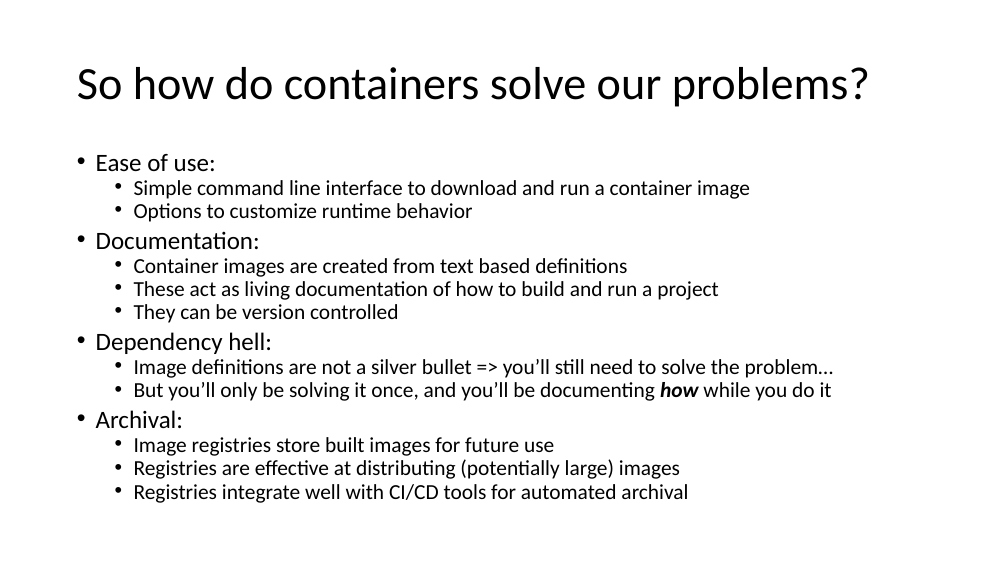
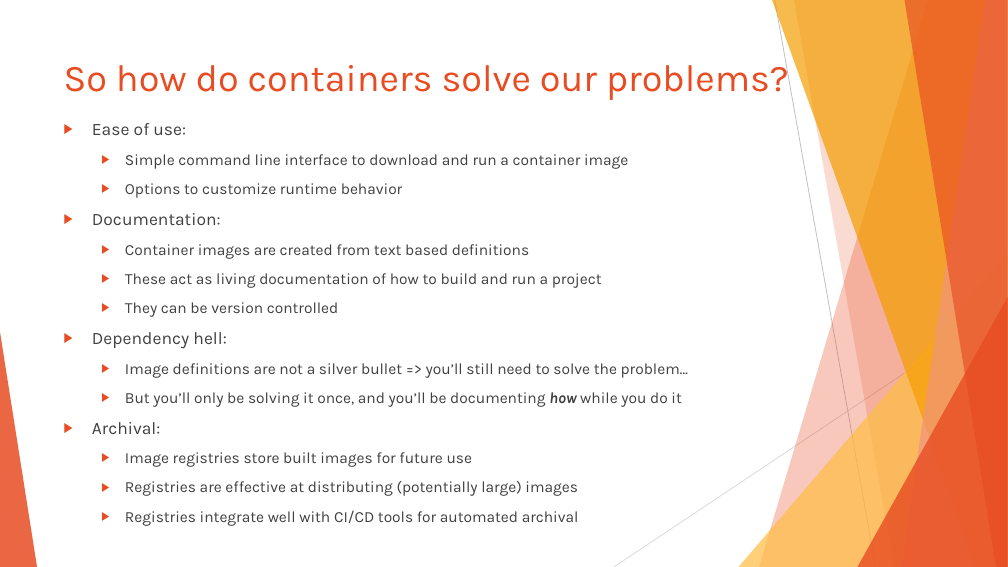
Before and after one commit to Ezekiel-DA/containerization_example, a slide deck: slide 9 of Containerization as an Open Science tool.pptx (slide 8 before the commit). Drawn at 1008x567 pixels with LibreOffice and Linux fonts; fonts in the diff are those of the drawing. Boxes give left, top, right and bottom in pixels: in the first picture for what was removed or moved away, otherwise in the second. Text is boxed around its words. In the diff, an @@ line names an element or a change of style, - is before the commit and + after.

```diff
--- a/Containerization as an Open Science tool.pptx
+++ b/Containerization as an Open Science tool.pptx
@@ title "So how do containers solve ...": place and size @@
-title "So how do containers solve ..." at (77,67,870,107)
+title "So how do containers solve ..." at (64,59,789,100)
@@ title "So how do containers solve ..." at (64,59,789,100): size 44 to 36 pt, font Calibri to Karla, text colour #000000 to #E84C22; line spacing 0.9 to 1; vertical alignment middle to top @@
@@ text "Ease of use:": place and size @@
-text "Ease of use:" at (96,154,833,503)
+text "Ease of use:" at (92,123,689,496)
@@ text "Ease of use:" at (92,123,689,496): size 23.8 to 16.6 pt in "Ease of use:", "Documentation:", "Dependency hell:", "Archival:"; font Calibri to Karla, text colour #000000 to #404040, size 20.4 to 14.8 pt; bullet • to ▶; line spacing 0.7 to 1; more space between paragraphs @@
@@ group added at (0,0,1008,567): 5 freeform shapes, 3 triangles, 2 lines @@
```
Also in this commit, not shown: 14 other slides changed, 3 slides added, 3 slides removed.
